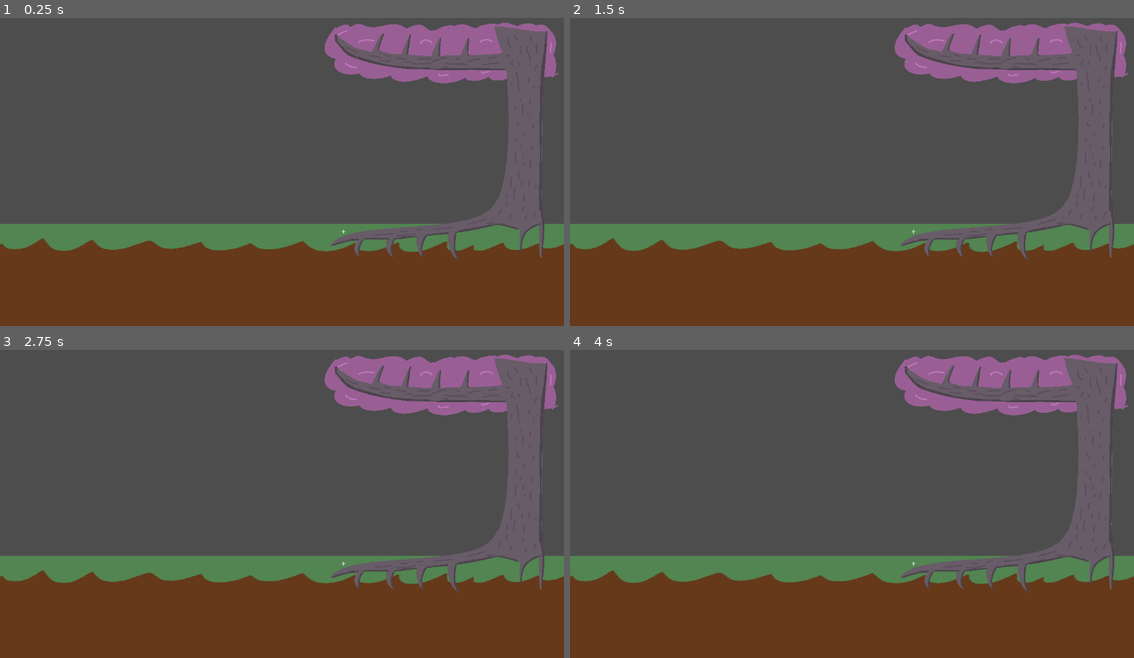
Above: before the commit, frames 1-4 (two rows, left to right).
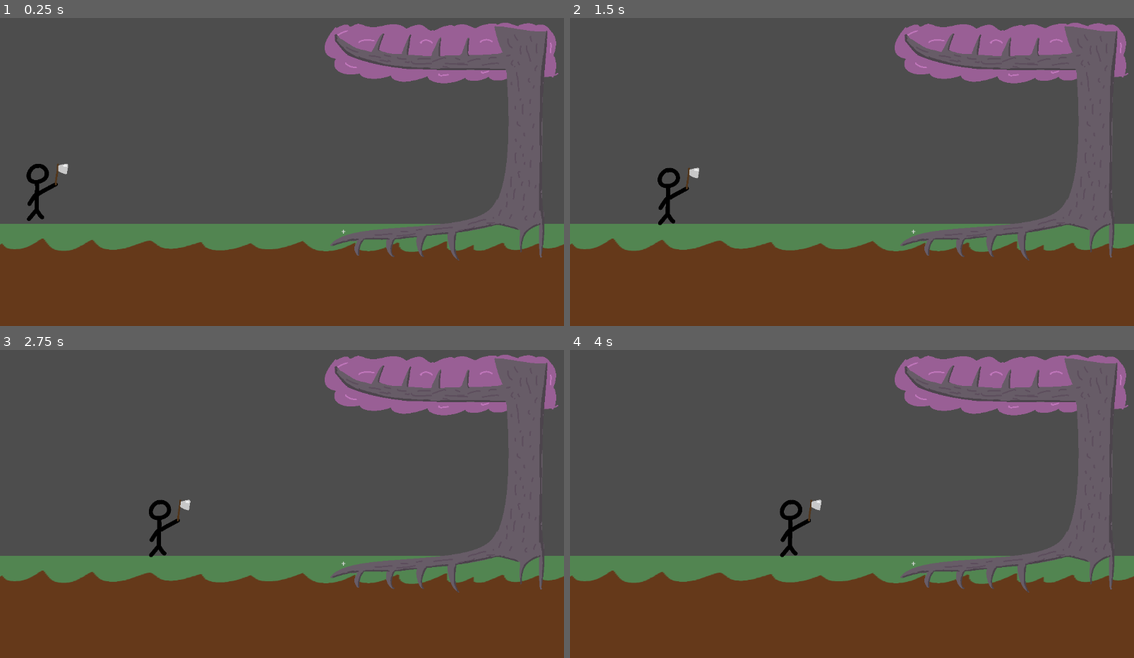
Above: after the commit, the same moments.

Repository: theghastlytuna/Broot_Force
Game: Godot game, scene res://Scenes/Areas/Overworld.tscn
Same seed, same stepped clock (60 frames per second), same inputs: the game is played once before the commit and once after it. This scene is started directly instead of the project's main scene.
Inputs (mouse positions are in pixels of both pictures, inside the frame that each line leads up to):
- Up to frame 1 (0.25 s): no input
- Up to frame 2 (1.5 s): click "+" at 0.5 s; move the mouse to (976, 150) at 1.27 s; hold Right (ui_right) from 1.28 s (still down); click (976, 150) at 1.42 s
- Up to frame 3 (2.75 s): release Right (ui_right) at 2 s; drag from (169, 516) to (253, 562) at 2.02 s
- Up to frame 4 (4 s): move the mouse to (908, 430) at 2.77 s; hold Right (ui_right) 2.78-3.5 s; drag from (823, 562) to (682, 451) at 3.52 s

The runs differ from the first frame. In frame 1, 0.4% of the frame differs, in the area x 4-13%, y 47-66%; in frame 2, 0.4%, in the area x 15-23%, y 48-68%; in frame 3, 0.4%; in frame 4, 0.4%.

Commit message:
put axe guy back into overworld

Diff:
--- a/Scenes/Areas/Overworld.tscn
+++ b/Scenes/Areas/Overworld.tscn
@@ -1,10 +1,11 @@
-[gd_scene load_steps=7 format=3 uid="uid://dq4jcfh8ylt5e"]
+[gd_scene load_steps=8 format=3 uid="uid://dq4jcfh8ylt5e"]
 
 [ext_resource type="Texture2D" uid="uid://73qddd2nftm7" path="res://Art Assets/Textures/Temporary/ground.png" id="1_q67ni"]
 [ext_resource type="Texture2D" uid="uid://fxxowst01k33" path="res://Art Assets/Textures/Temporary/tree.png" id="2_2hre7"]
 [ext_resource type="PackedScene" uid="uid://cygp11kg1j3cp" path="res://Scenes/UI/tower_picker.tscn" id="3_3ejef"]
 [ext_resource type="PackedScene" uid="uid://b2t15f7ju4x0g" path="res://Scenes/Units/TreeUnits/thorn_wall.tscn" id="4_15r7k"]
 [ext_resource type="PackedScene" uid="uid://rwpvibko6u3y" path="res://Menus/TowerPlacementMenu.tscn" id="5_xj6di"]
+[ext_resource type="PackedScene" uid="uid://b8qn8je4ge20n" path="res://Scenes/Units/EnemyUnits/AxeEnemy.tscn" id="6_onj2u"]
 
 [sub_resource type="RectangleShape2D" id="RectangleShape2D_qrx30"]
 size = Vector2(1207, 257)
@@ -81,3 +82,6 @@
 [node name="TowerPlacementMenu" parent="Control" instance=ExtResource("5_xj6di")]
 layout_mode = 1
 grow_horizontal = 2
+
+[node name="AxeEnemy" parent="." instance=ExtResource("6_onj2u")]
+position = Vector2(57, 370)
--- /dev/null
+++ b/Scenes/TESTEnemy.tscn
@@ -0,0 +1,48 @@
+[gd_scene load_steps=4 format=3 uid="uid://b770fror6tmh1"]
+
+[ext_resource type="Script" path="res://Scripts/Move.gd" id="1_3u2go"]
+
+[sub_resource type="RectangleShape2D" id="RectangleShape2D_i443q"]
+
+[sub_resource type="GDScript" id="GDScript_0ktll"]
+script/source = "extends Node2D
+
+
+# Called when the node enters the scene tree for the first time.
+func _ready() -> void:
+	pass # Replace with function body.
+
+
+# Called every frame. 'delta' is the elapsed time since the previous frame.
+func _process(delta: float) -> void:
+	pass
+
+func damage():
+	print(\"5\")
+
+
+func _on_area_2d_body_entered(body: Node2D) -> void:
+	damage()
+"
+
+[node name="Node2D" type="Node2D"]
+
+[node name="AnimatedSprite2D" type="AnimatedSprite2D" parent="."]
+
+[node name="Area2D" type="Area2D" parent="."]
+
+[node name="CollisionShape2D" type="CollisionShape2D" parent="Area2D"]
+shape = SubResource("RectangleShape2D_i443q")
+
+[node name="Move" type="Node2D" parent="."]
+script = ExtResource("1_3u2go")
+moveSpeed = 5.0
+
+[node name="Move2" type="Node2D" parent="."]
+script = ExtResource("1_3u2go")
+moveSpeed = 9.0
+
+[node name="Punch" type="Node2D" parent="."]
+script = SubResource("GDScript_0ktll")
+
+[connection signal="body_entered" from="Area2D" to="Punch" method="_on_area_2d_body_entered"]
--- a/Scenes/TestHumanSkeleton.tscn
+++ b/Scenes/TestHumanSkeleton.tscn
@@ -221,7 +221,6 @@
 
 [node name="UpperLegR" type="Bone2D" parent="Skeleton2D/Hip"]
 rotation = 0.36773
-scale = Vector2(1, 1)
 rest = Transform2D(1, 0, 0, 1, 0, 0)
 
 [node name="LowerLegR" type="Bone2D" parent="Skeleton2D/Hip/UpperLegR"]
Not shown: 2 places in Scenes/UI/tower_picker.tscn that only renumber resources
Not shown: 2 places in Scenes/Units/TreeUnits/thorn_wall.tscn that only renumber resources
